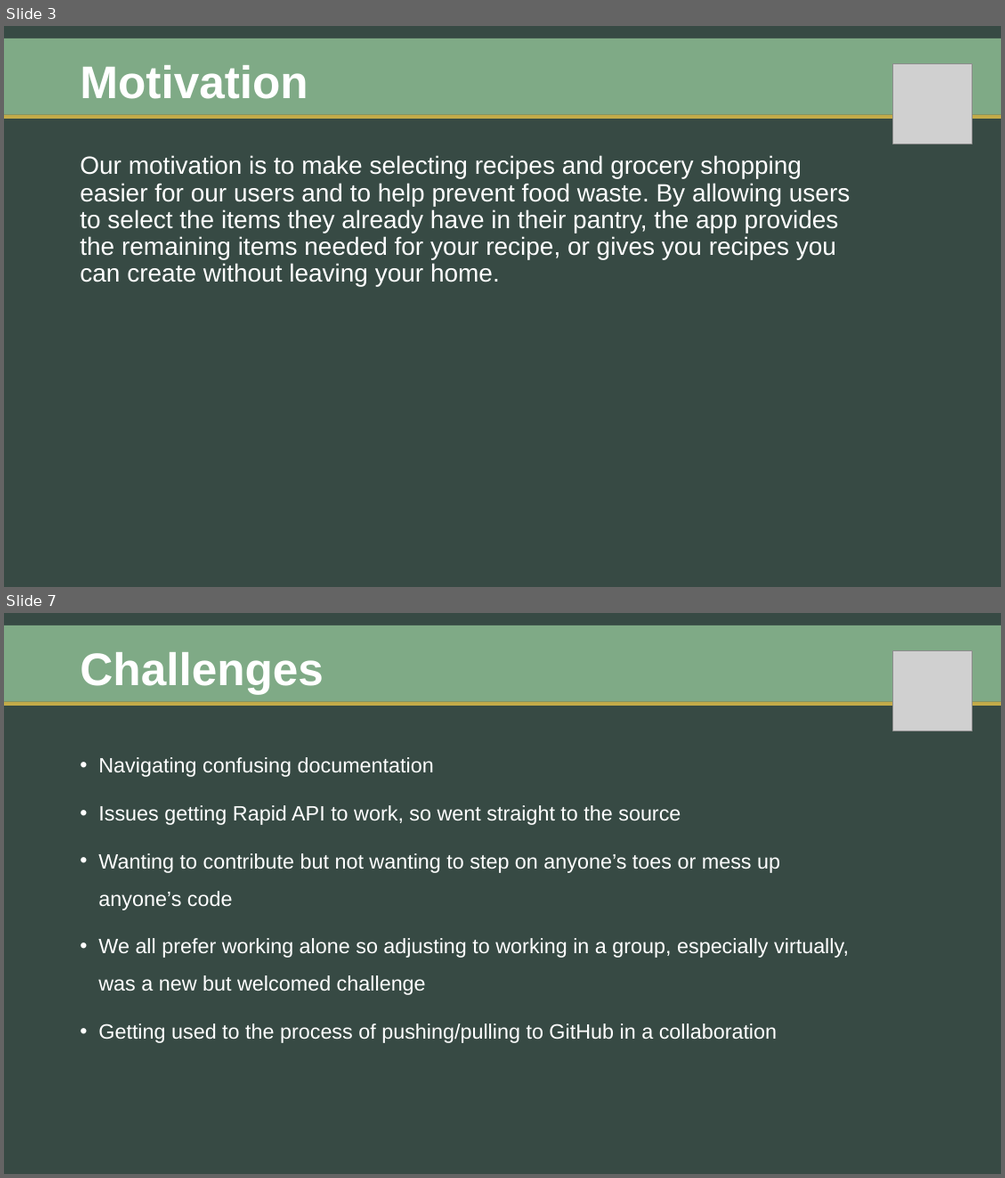
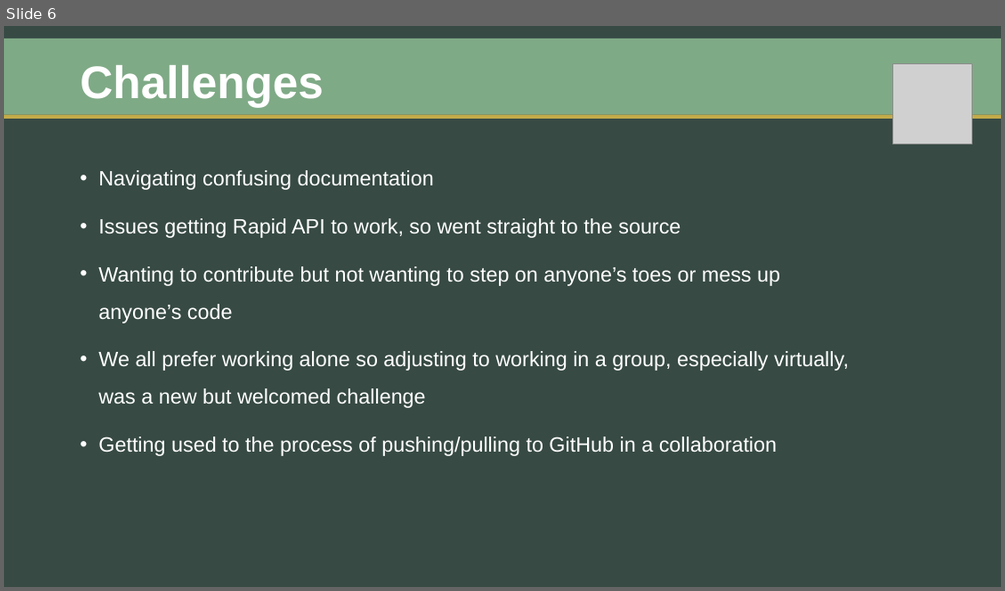
Before and after one commit to zibrahim2046/Project2, a slide deck: FACIA-Presentation.pptx. Shown one above the other, each under a label of ours: slides 3 and 7 before the commit, slide 6 after it; the slides between them are not shown. The pictures are 1005x1178 and 1005x591 pixels, drawn with LibreOffice and Linux fonts; fonts in the diff are those of the drawing; grey boxes stand for pictures. Boxes give left, top, right and bottom in pixels: in the first picture for what was removed or moved away, otherwise in the second. Text is boxed around its words. In the diff, an @@ line names an element or a change of style, - is before the commit and + after.

```diff
--- a/FACIA-Presentation.pptx
+++ b/FACIA-Presentation.pptx
@@ slide 3 removed at box(4, 26, 1001, 587), background #374A44 @@
@@ rectangle removed at box(4, 38, 1001, 115) @@
@@ title removed at box(80, 65, 307, 99) @@
-Motivation
@@ picture removed at box(892, 63, 972, 143) @@
@@ rectangle removed at box(4, 115, 1001, 119) @@
@@ text removed at box(80, 155, 850, 286) @@
-Our motivation is to make selecting recipes and grocery shopping easier for our users and to help prevent food waste. By allowing users to select the items they already have in their pantry, the app provides the remaining items needed for your recipe, or gives you recipes you can create without leaving your home.
@@ what was slide 7 is now slide 6 @@
```
Also in this commit, not shown: 4 slides changed, 1 slide added, 1 other slide removed, 4 other files.
